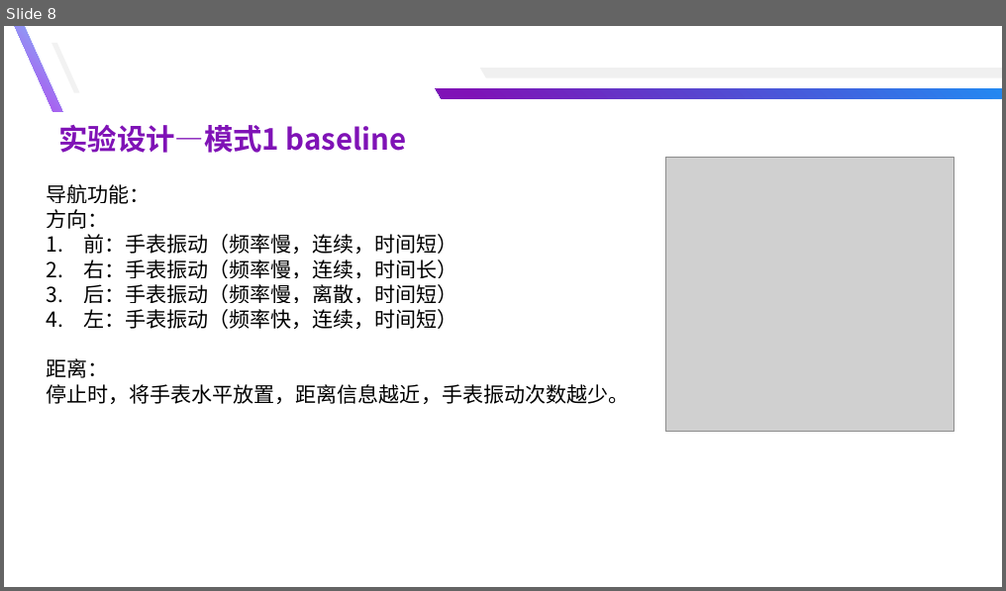
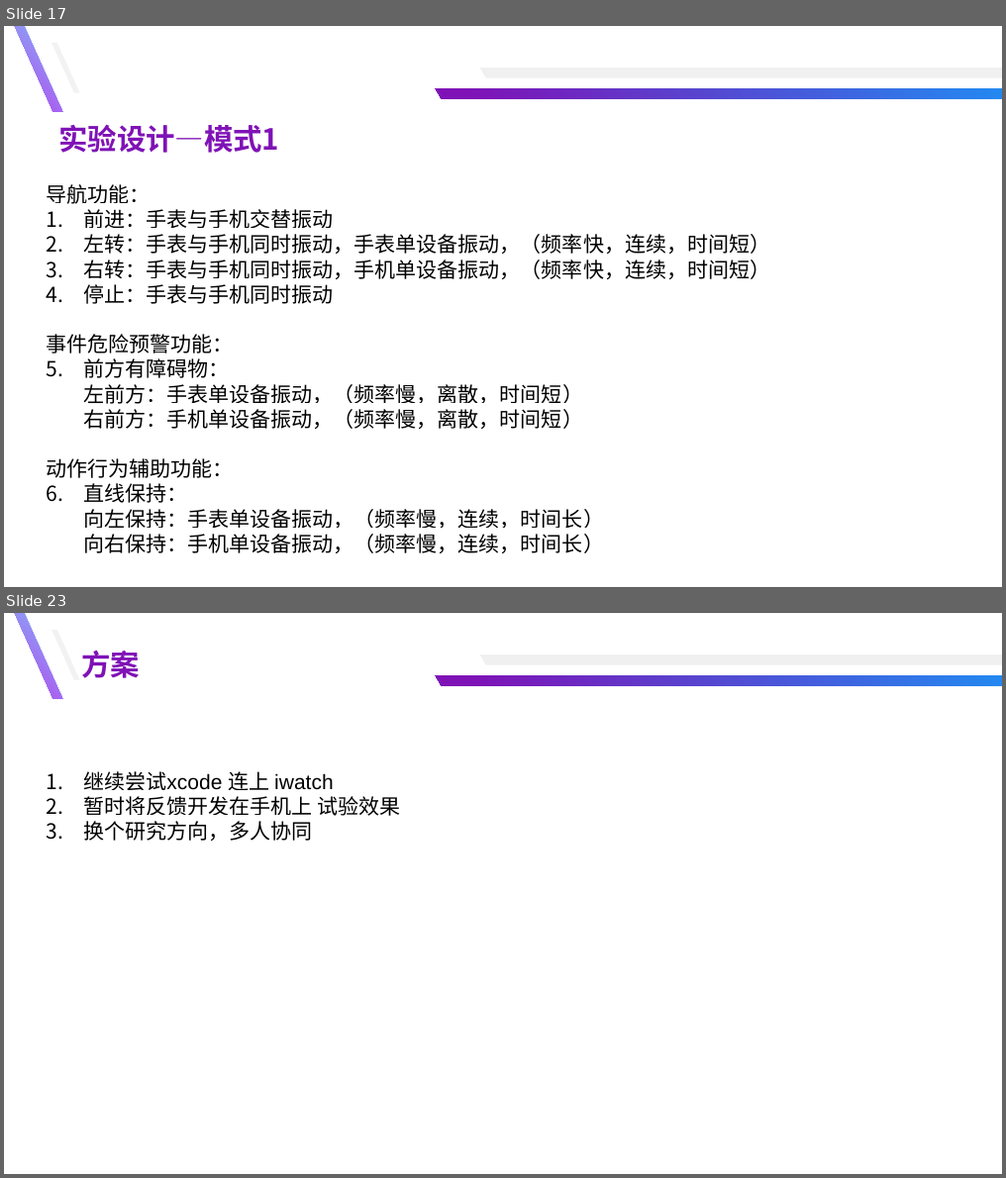
Before and after one commit to yuyongsong/Paper, a slide deck: 总结汇报-余泳松 - 副本.pptx. Shown one above the other, each under a label of ours: slide 8 before the commit, slides 17 and 23 after it; the slides between them are not shown. The pictures are 1006x591 and 1006x1178 pixels, drawn with LibreOffice and Linux fonts; fonts in the diff are those of the drawing; grey boxes stand for pictures. Boxes give left, top, right and bottom in pixels: in the first picture for what was removed or moved away, otherwise in the second. Text is boxed around its words. In the diff, an @@ line names an element or a change of style, - is before the commit and + after.

```diff
--- a/总结汇报-余泳松 - 副本.pptx
+++ b/总结汇报-余泳松 - 副本.pptx
@@ slide 23 added at (4, 613, 1002, 1174), background #FFFFFF @@
@@ freeform shape added at (15, 613, 62, 699), fill gradient #81BDF8 to #B543ED @@
@@ freeform shape added at (52, 630, 80, 679), fill #F2F2F2 @@
@@ text added at (81, 650, 140, 678), 28 pt, text #7F12B6, bold @@
+方案
@@ freeform shape added at (480, 655, 1002, 665), fill #F0F0F0 @@
@@ freeform shape added at (436, 676, 1002, 686), fill gradient #228AF2 to #7F12B6 @@
@@ text added at (83, 771, 400, 841), 20 pt, text #000000 @@
+1. 继续尝试xcode 连上 iwatch
+2. 暂时将反馈开发在手机上 试验效果
+3. 换个研究方向，多人协同
@@ what was slide 8 is now slide 17 @@
@@ slide 17 changed as well @@
@@ text at (58, 124, 279, 153): text changed @@
-实验设计—模式1 baseline
+实验设计—模式1
@@ picture removed at (665, 157, 954, 432) @@
@@ text at (46, 209, 770, 554): text changed @@
-方向：
-1. 前：手表振动（频率慢，连续，时间短）
-2. 右：手表振动（频率慢，连续，时间长）
-3. 后：手表振动（频率慢，离散，时间短）
-4. 左：手表振动（频率快，连续，时间短）
-距离：
-停止时，将手表水平放置，距离信息越近，手表振动次数越少。
+1. 前进：手表与手机交替振动
+2. 左转：手表与手机同时振动，手表单设备振动，（频率快，连续，时间短）
+3. 右转：手表与手机同时振动，手机单设备振动，（频率快，连续，时间短）
+4. 停止：手表与手机同时振动
+事件危险预警功能：
+1. 前方有障碍物：
+左前方：手表单设备振动，（频率慢，离散，时间短）
+右前方：手机单设备振动，（频率慢，离散，时间短）
+动作行为辅助功能：
+1. 直线保持：
+向左保持：手表单设备振动，（频率慢，连续，时间长）
+向右保持：手机单设备振动，（频率慢，连续，时间长）
```
Also in this commit, not shown: 4 other slides changed, 17 other slides added, 9 slides removed, 1 other file.
